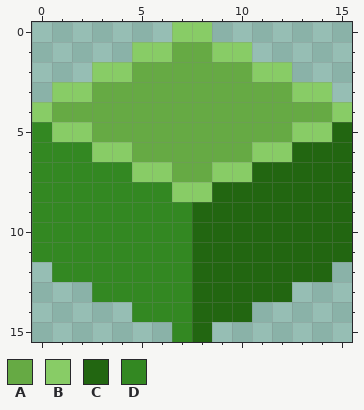
Two states of a pixel-art sprite, sprites/tile_grass.png. Above, as it was before the edit.
The file is 16x16 pixels.
Palette (. is transparent): A #66aa44  B #88cc66  C #226611  D #338822
New version:
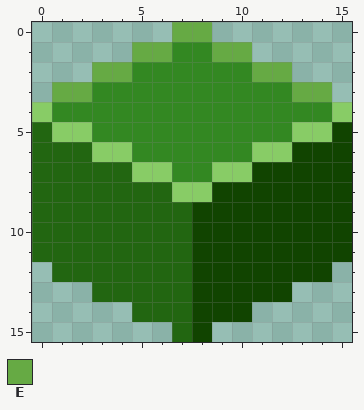
Colours new in this view: E #66aa44
Edits made:
Colour A changes from #66aa44 to #338822.
Colour C changes from #226611 to #114400.
Colour D changes from #338822 to #226611.
Colour B becomes colour E in row 0 at x 7 to 8; in row 1 at x 5 to 6 and 9 to 10; in row 2 at x 3 to 4 and 11 to 12; in row 3 at x 1 to 2 and 13 to 14.
